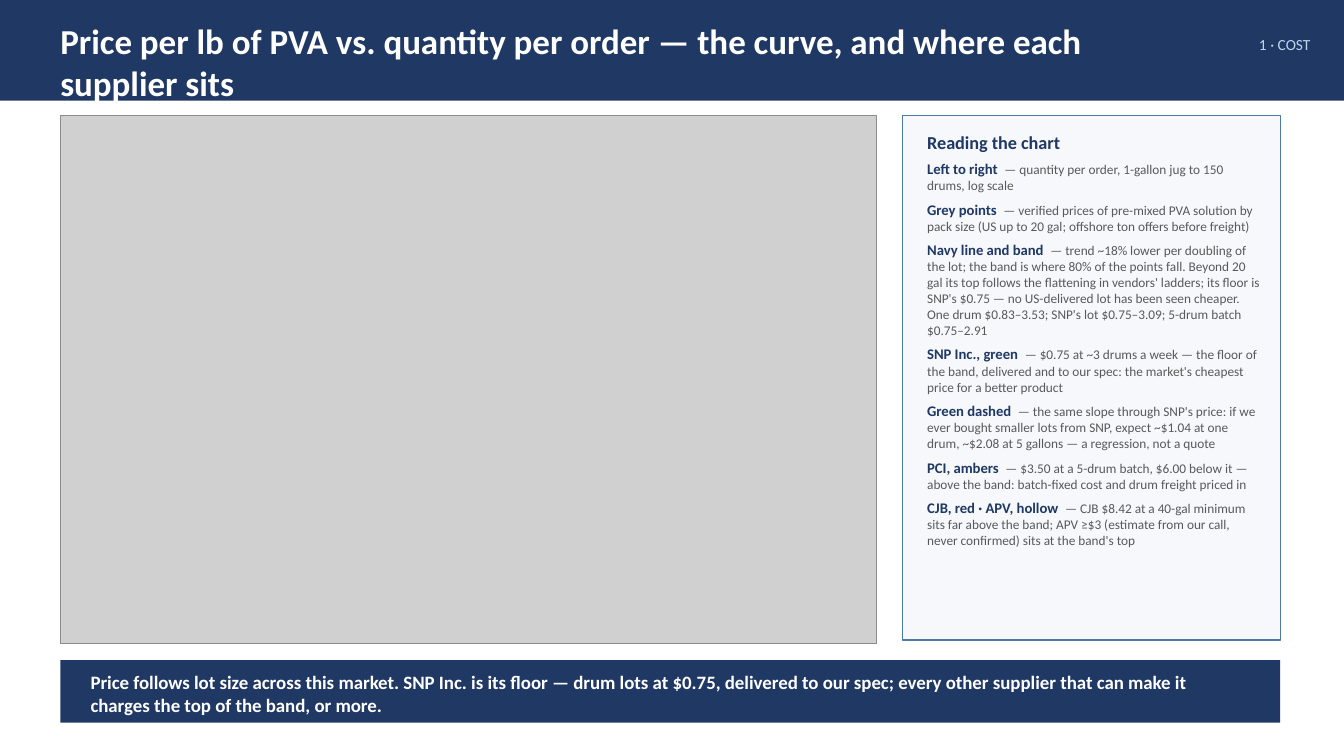
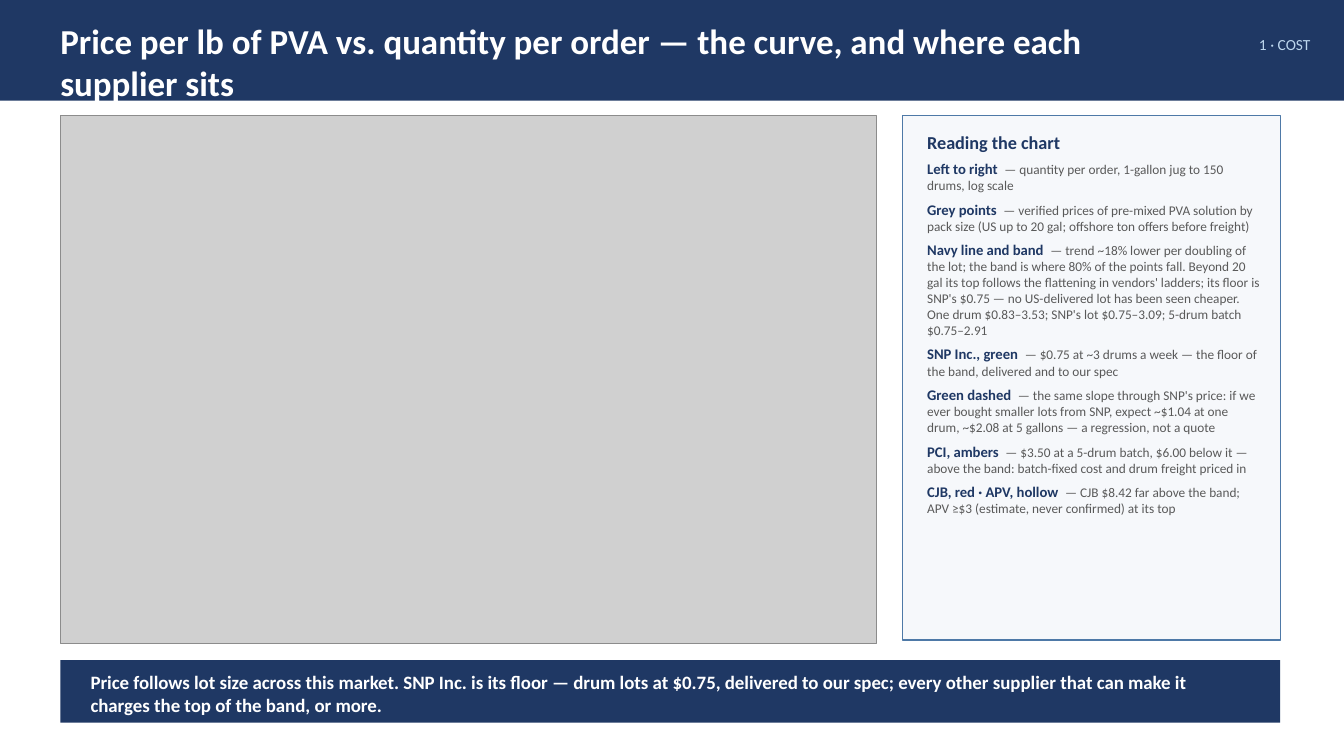
Before and after one commit to naviero1/Claude-Works, a slide deck: slide 3 of PVA second supplier initiative/PVA_Second_Supplier_Leadership_Deck.pptx. Drawn at 1344x756 pixels with LibreOffice and Linux fonts; fonts in the diff are those of the drawing; grey boxes stand for pictures. Boxes give left, top, right and bottom in pixels: in the first picture for what was removed or moved away, otherwise in the second. Text is boxed around its words. In the diff, an @@ line names an element or a change of style, - is before the commit and + after.

```diff
--- a/PVA second supplier initiative/PVA_Second_Supplier_Leadership_Deck.pptx
+++ b/PVA second supplier initiative/PVA_Second_Supplier_Leadership_Deck.pptx
@@ text at [927,349,1257,378]: text changed @@
-SNP Inc., green — $0.75 at ~3 drums a week — the floor of the band, delivered and to our spec: the market's cheapest price for a better product
+SNP Inc., green — $0.75 at ~3 drums a week — the floor of the band, delivered and to our spec
@@ text at [927,486,1240,515]: text changed @@
-CJB, red · APV, hollow — CJB $8.42 at a 40-gal minimum sits far above the band; APV ≥$3 (estimate from our call, never confirmed) sits at the band's top
+CJB, red · APV, hollow — CJB $8.42 far above the band; APV ≥$3 (estimate, never confirmed) at its top
```
Also in this commit, not shown: 1 other file.
